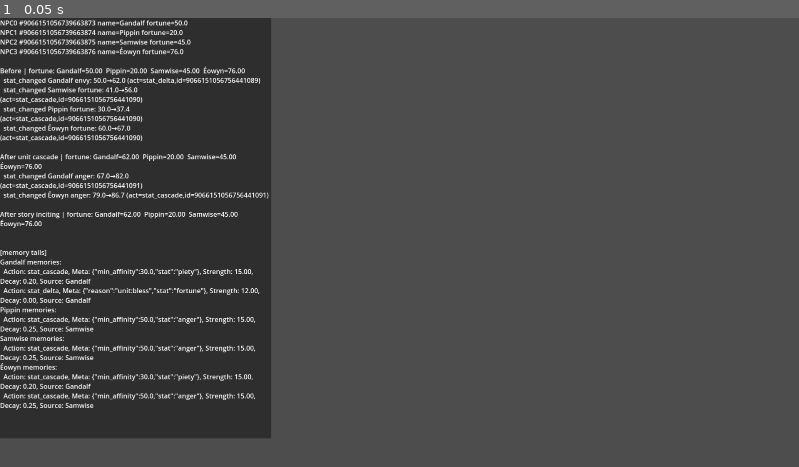
Above: before the commit, frame 1.
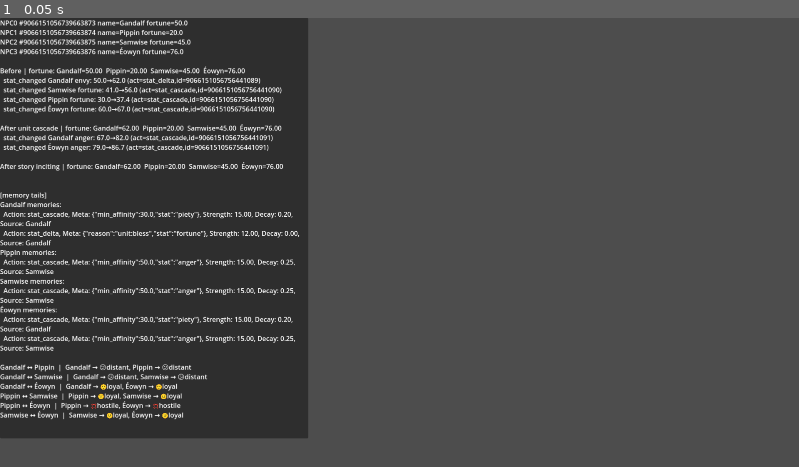
Above: after the commit, the same moment.

Repository: jrpryer/testCascade
Game: Godot game, scene res://scenes/TestRunner.tscn
Same seed, same stepped clock (60 frames per second), same inputs: the game is played once before the commit and once after it.
Inputs:
- Up to frame 1 (0.05 s): no input

The runs differ from the first frame. In frame 1, 10% of the frame differs, in the area x 0-39%, y 0-94%.

Commit message:
style: More relationship data

Diff:
--- a/_systems/cascade_manager.gd
+++ b/_systems/cascade_manager.gd
@@ -1,5 +1,5 @@
 extends Node
-class_name CascadeSystem
+class_name CascadeManager
 
 @export var cult_manager: CultManager
 #@export var event_log: EventLog_class        # optional; set if you want logging here
@@ -117,7 +117,7 @@
 
 
 #extends Node
-#class_name CascadeSystem
+#class_name CascadeManager
 #
 #@export var cult_manager: CultManager
 #var cascades_queue: Array[GameEvent] = []
--- a/_systems/cult_manager.gd
+++ b/_systems/cult_manager.gd
@@ -55,7 +55,7 @@
 #signal state_changed(change_type: GameDefs.ACTION, affected_npcs: Array)
 #
 #@export var cult_data: CultData
-#@export var cascade_system: CascadeSystem
+#@export var cascade_system: CascadeManager
 #
 #const CLUSTER_AFFINITY_THRESHOLD: float = 70.0
 ## Tune how much relationships change per point of stat delta experienced by tgt.
--- a/_systems/story.gd
+++ b/_systems/story.gd
@@ -1,8 +1,8 @@
 # res://systems/story.gd
 extends Node
-class_name StorySystem
-
-@export var cascade: CascadeSystem
+class_name StoryManager
+
+@export var cascade: CascadeManager
 @export var cult: CultManager
 
 var started: bool = false
@@ -73,7 +73,7 @@
 
 
 	#extends Node
-#class_name StorySystem
+#class_name StoryManager
 #
 #signal story_moment_detected(moment_type: String, participants: Array[int], context: Dictionary, options: Array)
 #signal pattern_recognized(pattern_name: String, severity: float, npcs_involved: Array[int])
@@ -92,7 +92,7 @@
 #var _moment_detectors: Dictionary = {}
 #
 #func _ready() -> void:
-#	assert(cult_data != null, "StorySystem requires cult_data")
+#	assert(cult_data != null, "StoryManager requires cult_data")
 #
 #	if not EventLog.event_recorded.is_connected(_analyze_event_for_drama):
 #		EventLog.event_recorded.connect(_analyze_event_for_drama)
--- a/scenes/TestRunner.tscn
+++ b/scenes/TestRunner.tscn
@@ -12,14 +12,14 @@
 script = ExtResource("2_4h71j")
 metadata/_custom_type_script = "uid://c0na84w8h56y4"
 
-[node name="CascadeSystem" type="Node" parent="." node_paths=PackedStringArray("cult_manager")]
+[node name="CascadeManager" type="Node" parent="." node_paths=PackedStringArray("cult_manager")]
 script = ExtResource("3_oyij0")
 cult_manager = NodePath("../CultManager")
 metadata/_custom_type_script = "uid://ni8dvv82evha"
 
-[node name="StorySystem" type="Node" parent="." node_paths=PackedStringArray("cascade", "cult")]
+[node name="StoryManager" type="Node" parent="." node_paths=PackedStringArray("cascade", "cult")]
 script = ExtResource("4_4q0dr")
-cascade = NodePath("../CascadeSystem")
+cascade = NodePath("../CascadeManager")
 cult = NodePath("../CultManager")
 metadata/_custom_type_script = "uid://clbwb0krl25ep"
 
@@ -33,7 +33,7 @@
 
 [node name="PanelContainer" type="PanelContainer" parent="CanvasLayer/Control"]
 layout_mode = 0
-offset_right = 652.0
+offset_right = 741.0
 offset_bottom = 1011.0
 
 [node name="RichTextLabel" type="RichTextLabel" parent="CanvasLayer/Control/PanelContainer"]
--- a/scenes/test_runner.gd
+++ b/scenes/test_runner.gd
@@ -1,8 +1,8 @@
 extends Node
 
 @onready var cm: CultManager       = $CultManager
-@onready var cs: CascadeSystem     = $CascadeSystem
-@onready var story: StorySystem    = $StorySystem
+@onready var cs: CascadeManager    = $CascadeManager
+@onready var story: StoryManager   = $StoryManager
 @onready var logger: RichTextLabel = $CanvasLayer/Control/PanelContainer/RichTextLabel
 
 func _ready() -> void:
@@ -54,7 +54,55 @@
 	_append_log_line("\n[memory tails]")
 	_print_memory_tails(data, 3)
 
+	logger.append_text("\n")
+	log_per_npc_summary(cm)
+	log_relationships_friendly(cm)
 # --- Helpers ----------------------------------------------------------------
+func log_relationships_friendly(_cm: CultManager) -> void:
+	var cd: CultData = _cm.cult_data
+	if cd == null:
+		return
+	var n: int = _cm.get_npc_count()
+
+	# Optional: icons per label (case-insensitive)
+	var icon_for := {
+						"hostile": "💢",
+						"distant": "😕",
+						"neutral": "😐",
+						"loyal": "🙂",
+						"devoted": "❤️",
+					}
+
+	for i in range(n):
+		for j in range(i + 1, n):
+			var name_i: String = (str(cd.npcs[i].display_name) if i < cd.npcs.size() else "NPC #%d" % i)
+			var name_j: String = (str(cd.npcs[j].display_name) if j < cd.npcs.size() else "NPC #%d" % j)
+
+			# The API already gives a human-friendly tier label
+			var tier_ij: String = str(cd.get_relationship_tier(i, j))
+			var tier_ji: String = str(cd.get_relationship_tier(j, i))
+
+			var icon_ij: String = icon_for.get(tier_ij.to_lower(), "")
+			var icon_ji: String = icon_for.get(tier_ji.to_lower(), "")
+
+			_append_log_line("%s ↔ %s  |  %s → %s%s, %s → %s%s" % [
+			name_i, name_j,
+			name_i, icon_ij, tier_ij,
+			name_j, icon_ji, tier_ji
+			])
+
+func log_per_npc_summary(_cm) -> void:
+	var n : int = _cm.get_npc_count()
+	for i in range(n):
+		var row := []
+		var sum := 0.0
+		for j in range(n):
+			if i == j: continue
+			var a : float = cm.get_affinity(i, j)
+			row.append("%.0f" % a)
+			sum += a
+		var _name := (str(_cm.cult_data.npcs[i].display_name) if _cm.cult_data and i < _cm.cult_data.npcs.size() else "NPC #%d" % i)
+		print("%s[#%d]: avg=%.1f vals=[%s]" % [_name, i, sum / float(max(1, n - 1)), ", ".join(row)])
 
 func _append_log_line(s: String) -> void:
 	logger.append_text(s + "\n")
@@ -146,8 +194,8 @@
 	#extends Node
 #
 #@onready var cm: CultManager = $CultManager
-#@onready var cs: CascadeSystem = $CascadeSystem
-#@onready var story: StorySystem = $StorySystem
+#@onready var cs: CascadeManager = $CascadeManager
+#@onready var story: StoryManager = $StoryManager
 #@onready var logger: RichTextLabel = $CanvasLayer/Control/PanelContainer/RichTextLabel
 #
 #func _ready() -> void:
@@ -191,8 +239,8 @@
 #	cm.state_changed.connect(_on_state_changed)
 #	#story.story_ready.connect(_on_story_ready)
 #
-#	# 4) Prime some beliefs so StorySystem has something to read
-#	# (optional; adjust to your StorySystem logic)
+#	# 4) Prime some beliefs so StoryManager has something to read
+#	# (optional; adjust to your StoryManager logic)
 #	data.community_roles[0] = GameDefs.COMMUNITY_ROLE.APOSTLE
 #	data.community_roles[1] = GameDefs.COMMUNITY_ROLE.BUILDER
 #
